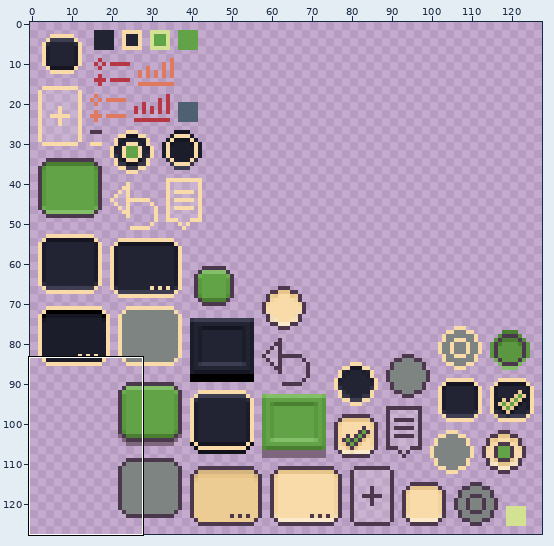
Two states of a sprite sheet, assets/ui/ui2.png. Above, an overview of the earlier version with the close-up marked.
Close-up. Before:
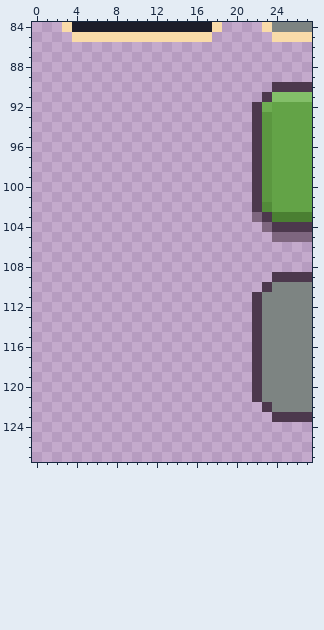
The file is 128x128 pixels. Colours within 5 levels of each other are drawn and written as one. Shown: x 0..27, y 84..127. The old version is drawn lined up with the new one.
After:
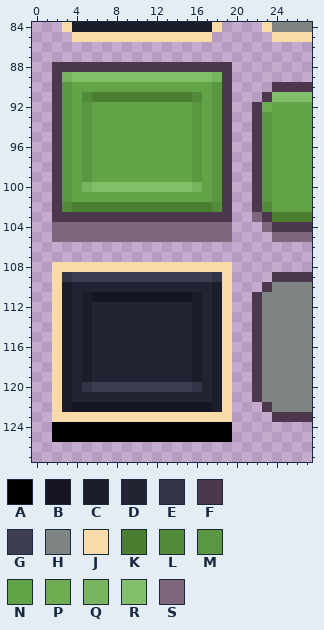
Palette (. is transparent): A #000000  B #161622  C #1c1d2a  D #232433  E #343547  F #4c384d  G #3d3e51  H #7d8482  J #f9dba9  K #4a7f32  L #528b39  M #5b9740  N #63a347  P #6eac52  Q #78b65e  R #83bf69  S #7e667f
What changed:
drawings rearranged on the sheet (the old picture shows each at its new place; 2 dropped ones are not shown)
y 88: x 2..19 .................. -> FFFFFFFFFFFFFFFFFF
y 89: x 2..19 .................. -> FQRRRRRRRRRRRRRRQF
y 90: x 2..19 .................. -> FMNNNNNNNNNNNNNNMF
y 91: x 2..19 .................. -> FMNLKKKKKKKKKKLNMF
y 92..99: x 2..19 .................. -> FMNMNNNNNNNNNNMNMF
y 100: x 2..19 .................. -> FMNQRRRRRRRRRRQNMF
y 101: x 2..19 .................. -> FMNNNNNNNNNNNNNNMF
y 102: x 2..19 .................. -> FLKKKKKKKKKKKKKKLF
y 103: x 2..19 .................. -> FFFFFFFFFFFFFFFFFF
y 104..105: x 2..19 .................. -> SSSSSSSSSSSSSSSSSS
y 108: x 2..19 .................. -> JJJJJJJJJJJJJJJJJJ
y 109: x 2..19 .................. -> JEGGGGGGGGGGGGGGEJ
y 110: x 2..19 .................. -> JCDDDDDDDDDDDDDDCJ
y 111: x 2..19 .................. -> JCDCBBBBBBBBBBCDCJ
y 112..119: x 2..19 .................. -> JCDCDDDDDDDDDDCDCJ
y 120: x 2..19 .................. -> JCDEGGGGGGGGGGEDCJ
y 121: x 2..19 .................. -> JCDDDDDDDDDDDDDDCJ
y 122: x 2..19 .................. -> JCBBBBBBBBBBBBBBCJ
y 123: x 2..19 .................. -> JJJJJJJJJJJJJJJJJJ
y 124..125: x 2..19 .................. -> AAAAAAAAAAAAAAAAAA
Pixel boxes of the changes (left, top, right, bottom) in both close-ups:
added: (52, 62, 232, 442)
